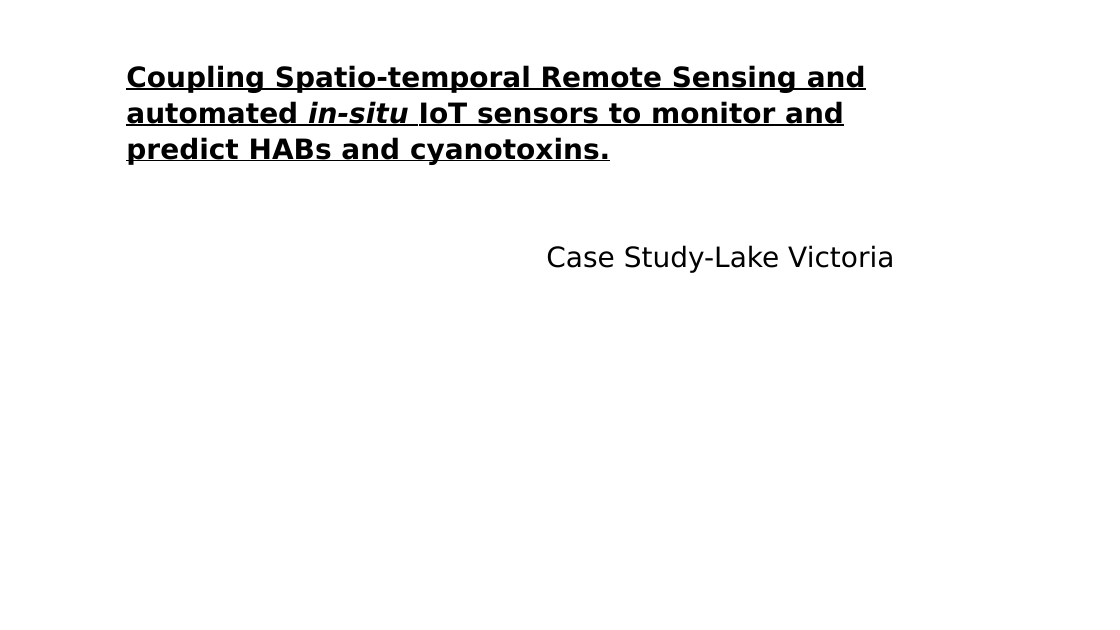
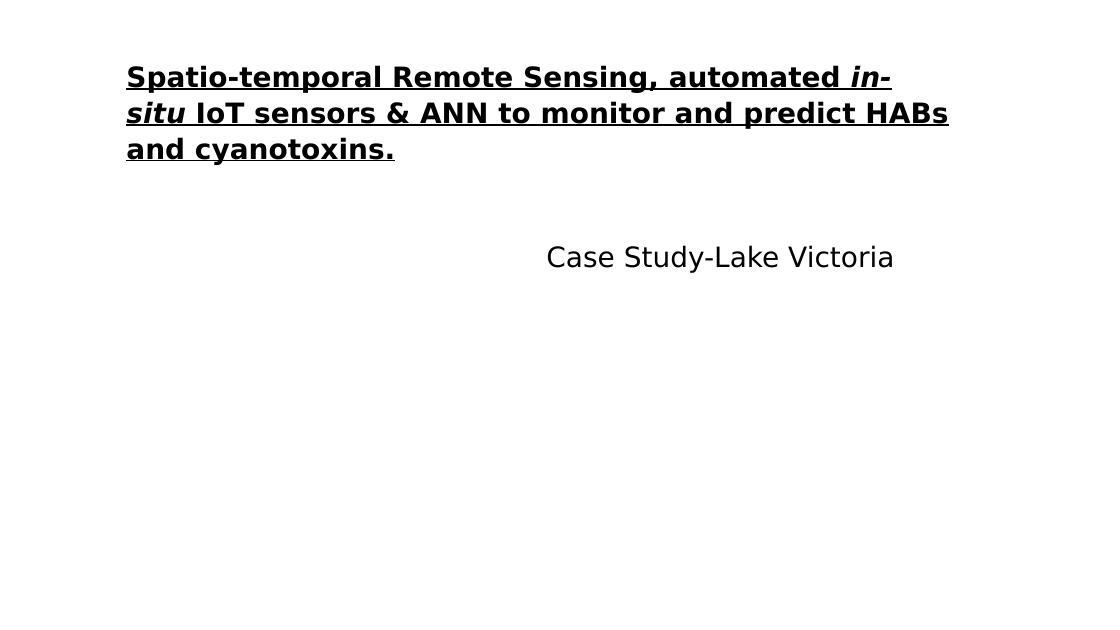
Before and after one commit to OkomoJacob/FinalYearProject, a slide deck: slide 1 of ENC222-0149_2017.pptx. Drawn at 1120x630 pixels with LibreOffice and Linux fonts; fonts in the diff are those of the drawing. Boxes give left, top, right and bottom in pixels: in the first picture for what was removed or moved away, otherwise in the second. Text is boxed around its words. In the diff, an @@ line names an element or a change of style, - is before the commit and + after.

```diff
--- a/ENC222-0149_2017.pptx
+++ b/ENC222-0149_2017.pptx
@@ title at [126, 65, 948, 273]: text changed @@
-Coupling Spatio-temporal Remote Sensing and automated in-situ IoT sensors to monitor and predict HABs and cyanotoxins.
-Case Study-Lake Victoria
+Spatio-temporal Remote Sensing, automated in-situ IoT sensors & ANN to monitor and predict HABs and cyanotoxins.
+Case Study-Lake Victoria
```
Also in this commit, not shown: 1 other slide changed, 1 other file.
